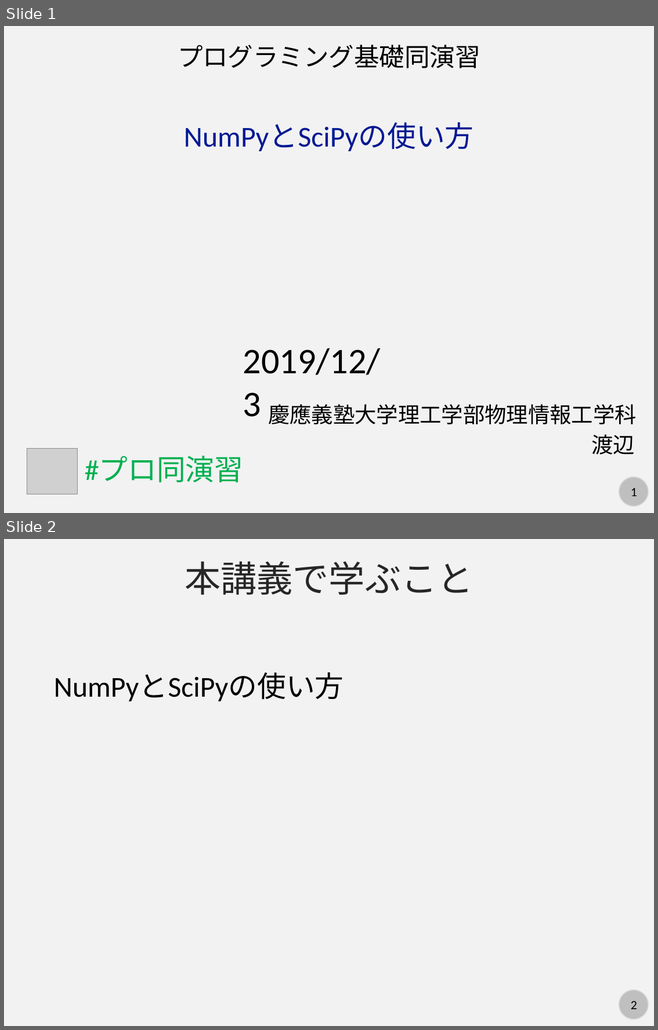
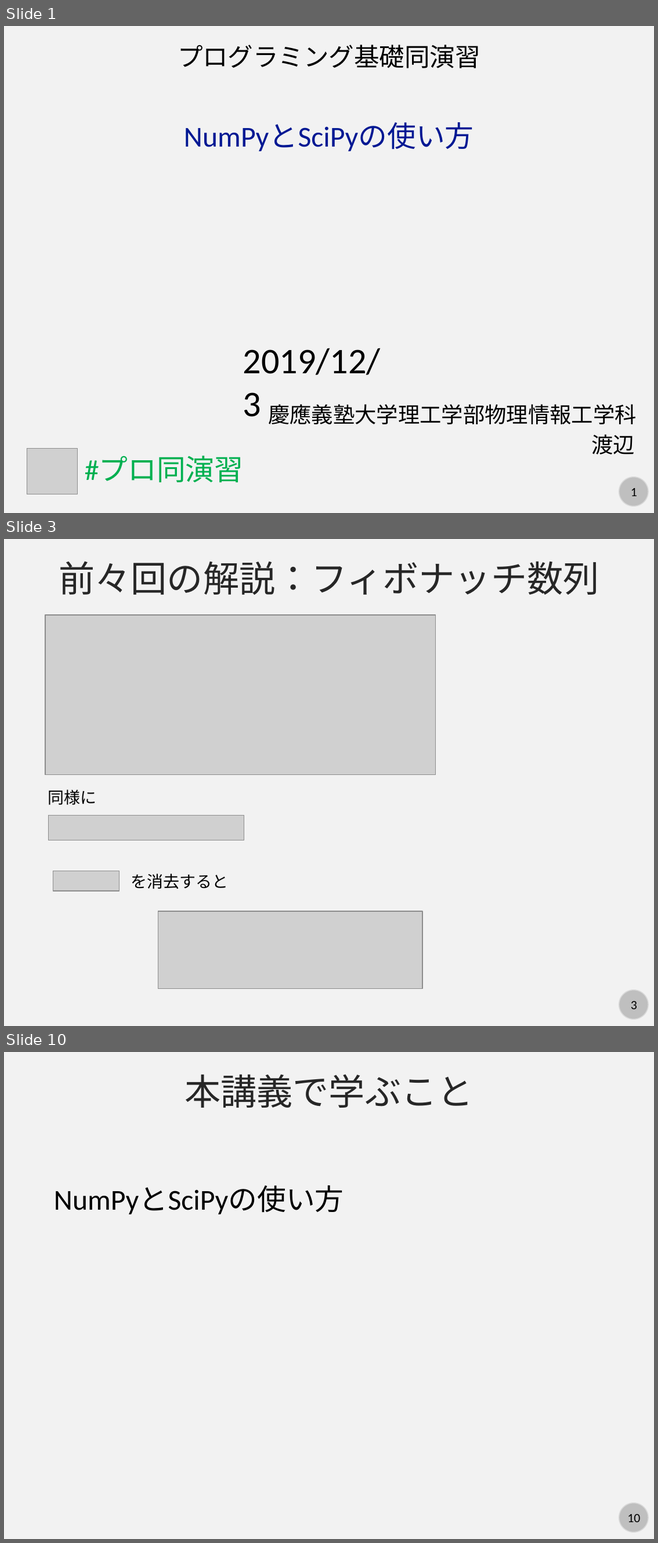
Before and after one commit to kaityo256/python_zero, a slide deck: numpy/fig/slide.pptx. Shown one above the other, each under a label of ours: slides 1 and 2 before the commit, slides 1, 3 and 10 after it; the slides between them are not shown. The pictures are 658x1030 and 658x1543 pixels, drawn with LibreOffice and Linux fonts; fonts in the diff are those of the drawing; grey boxes stand for pictures. Boxes give left, top, right and bottom in pixels: in the first picture for what was removed or moved away, otherwise in the second. Text is boxed around its words. In the diff, an @@ line names an element or a change of style, - is before the commit and + after.

```diff
--- a/numpy/fig/slide.pptx
+++ b/numpy/fig/slide.pptx
@@ slide 3 added at bbox=[4, 539, 654, 1026], background #F2F2F2; not listed: 2 template elements that a slide beside it also shows @@
@@ text added at bbox=[59, 561, 598, 595], 40 pt, text #262626 @@
+前々回の解説：フィボナッチ数列
@@ picture added at bbox=[45, 615, 436, 775] @@
@@ text added at bbox=[48, 790, 97, 805], 18 pt, text #000000 @@
+同様に
@@ picture added at bbox=[49, 816, 244, 841] @@
@@ picture added at bbox=[53, 871, 119, 891] @@
@@ text added at bbox=[130, 874, 228, 889], 18 pt, text #000000 @@
+を消去すると
@@ picture added at bbox=[158, 911, 422, 988] @@
@@ what was slide 2 is now slide 10 @@
@@ page number at bbox=[627, 1514, 640, 1522]: text changed @@
-2
+10
```
Also in this commit, not shown: 7 other slides added.
